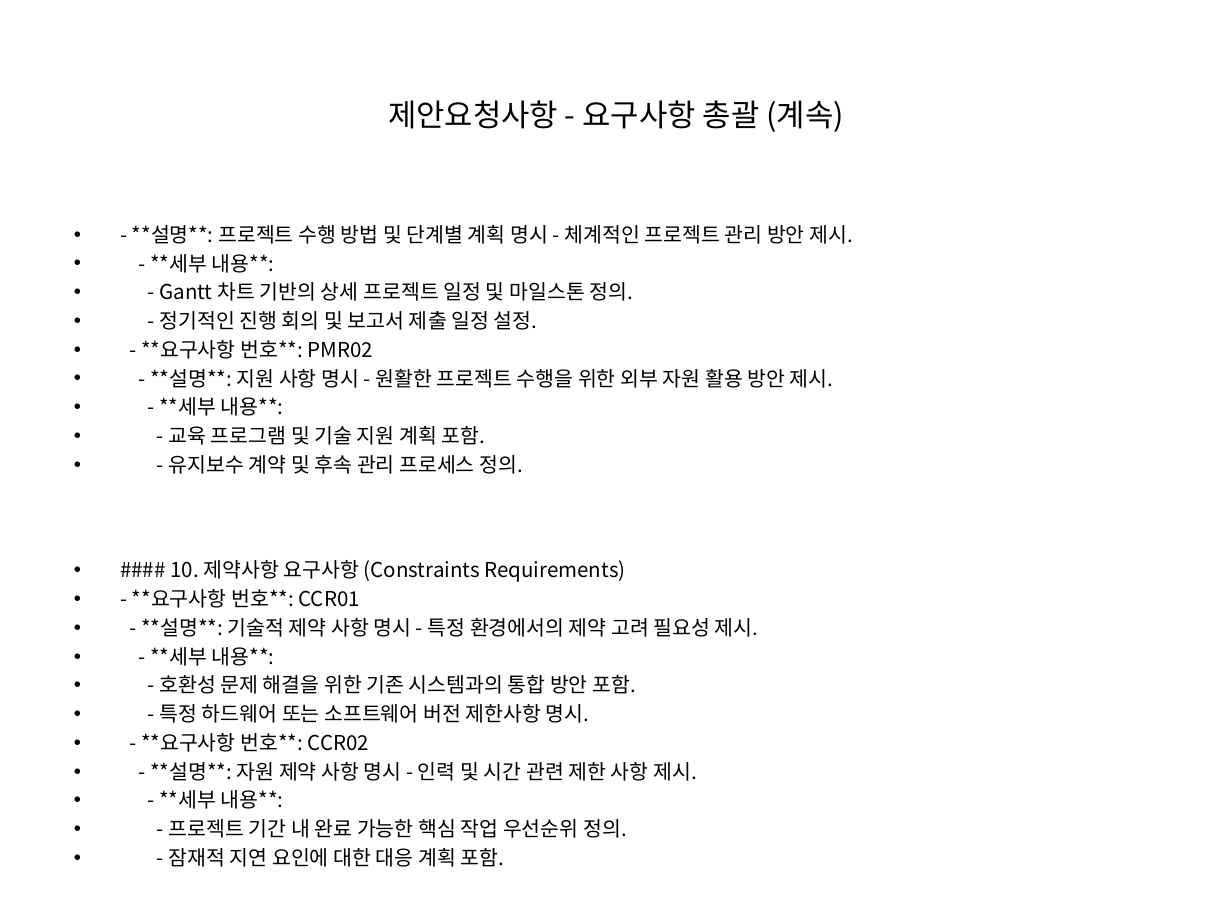
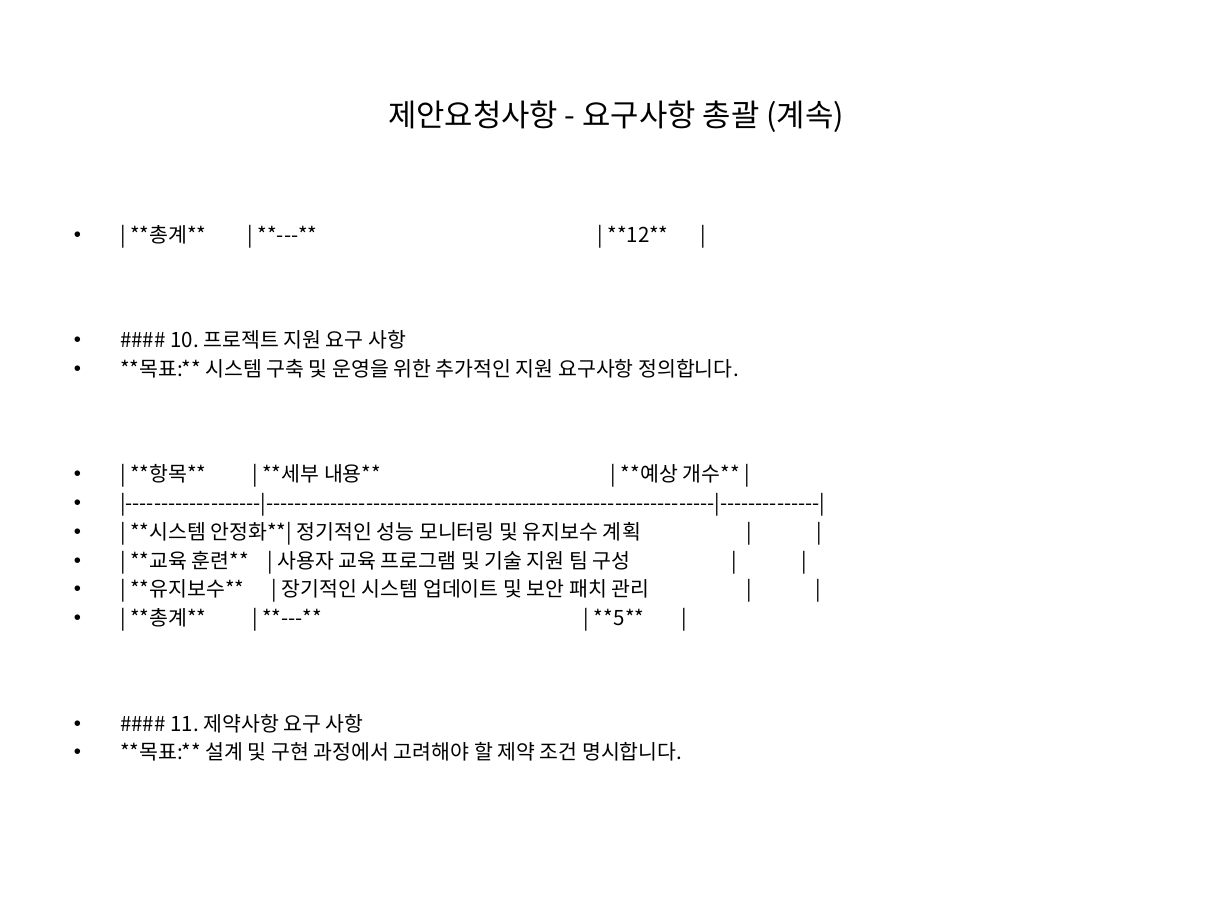
Before and after one commit to anskong/llm_mission, a slide deck: slide 20 of generated_ppt.pptx (slide 13 before the commit). Drawn at 1232x924 pixels with LibreOffice and Linux fonts; fonts in the diff are those of the drawing. Boxes give left, top, right and bottom in pixels: in the first picture for what was removed or moved away, otherwise in the second. Text is boxed around its words. In the diff, an @@ line names an element or a change of style, - is before the commit and + after.

```diff
--- a/generated_ppt.pptx
+++ b/generated_ppt.pptx
@@ text at <box>120,225,740,761</box>: text changed @@
-• - **설명**: 프로젝트 수행 방법 및 단계별 계획 명시 - 체계적인 프로젝트 관리 방안 제시.
-• - **세부 내용**:
-• - Gantt 차트 기반의 상세 프로젝트 일정 및 마일스톤 정의.
-• - 정기적인 진행 회의 및 보고서 제출 일정 설정.
-• - **요구사항 번호**: PMR02
-• - **설명**: 지원 사항 명시 - 원활한 프로젝트 수행을 위한 외부 자원 활용 방안 제시.
-• - **세부 내용**:
-• - 교육 프로그램 및 기술 지원 계획 포함.
-• - 유지보수 계약 및 후속 관리 프로세스 정의.
-• #### 10. 제약사항 요구사항 (Constraints Requirements)
-• - **요구사항 번호**: CCR01
-• - **설명**: 기술적 제약 사항 명시 - 특정 환경에서의 제약 고려 필요성 제시.
-• - **세부 내용**:
-• - 호환성 문제 해결을 위한 기존 시스템과의 통합 방안 포함.
-• - 특정 하드웨어 또는 소프트웨어 버전 제한사항 명시.
-• - **요구사항 번호**: CCR02
-• - **설명**: 자원 제약 사항 명시 - 인력 및 시간 관련 제한 사항 제시.
-• - **세부 내용**:
-• - 프로젝트 기간 내 완료 가능한 핵심 작업 우선순위 정의.
-• - 잠재적 지연 요인에 대한 대응 계획 포함.
+• | **총계** | **---** | **12** |
+• #### 10. 프로젝트 지원 요구 사항
+• **목표:** 시스템 구축 및 운영을 위한 추가적인 지원 요구사항 정의합니다.
+• | **항목** | **세부 내용** | **예상 개수** |
+• |-------------------|---------------------------------------------------------------|--------------|
+• | **시스템 안정화**| 정기적인 성능 모니터링 및 유지보수 계획 | |
+• | **교육 훈련** | 사용자 교육 프로그램 및 기술 지원 팀 구성 | |
+• | **유지보수** | 장기적인 시스템 업데이트 및 보안 패치 관리 | |
+• | **총계** | **---** | **5** |
+• #### 11. 제약사항 요구 사항
+• **목표:** 설계 및 구현 과정에서 고려해야 할 제약 조건 명시합니다.
```
Also in this commit, not shown: 20 other slides changed, 7 slides added, 5 other files.
